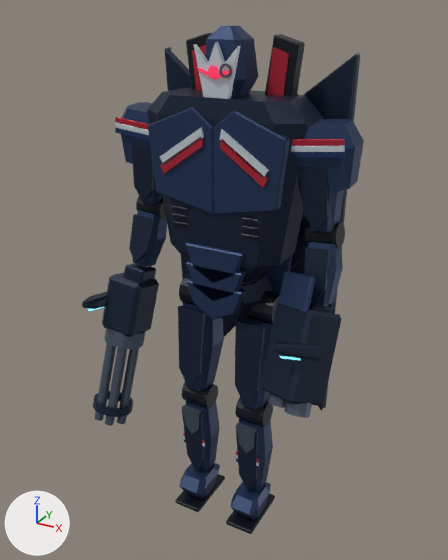
Before and after pictures for a commit that changed the Blender file out/morph_reference/m01/m01.blend.
Rendered twice from a camera (50 mm lens) standing at (3.22, -6.03, 6.24) and looking at (0.04, -0.26, 3.36). The lights are fixed; the arrows at lower left show +X, +Y and +Z. The older version comes first. Both versions are drawn at frame 13 of the action 'm01:flight_heavy:wrist_l'; the numbers are the values there.

The older version as bpy lines, for what is in view:
```python
me_separate_angular_limb_face_plate = bpy.data.meshes.new('Separate angular limb face plate')
me_separate_angular_limb_face_plate.from_pydata(...)  # 10 vertices, 7 faces; spans x -0.181..0.181, y -0.023..0.023, z -1.235..-0.14
me_separate_angular_limb_face_plate.materials.append(mat_shade)  # dark blue #18253c
me_separate_angular_limb_face_plate_001 = bpy.data.meshes.new('Separate angular limb face plate.001')
me_separate_angular_limb_face_plate_001.from_pydata(...)  # 10 vertices, 7 faces; spans x -0.147..0.147, y -0.023..0.023, z -1.201..-0.14
me_separate_angular_limb_face_plate_001.materials.append(mat_shade)  # dark blue #18253c
ob_separate_angular_limb_face_plate = bpy.data.objects.new('Separate angular limb face plate', me_separate_angular_limb_face_plate)
ob_separate_angular_limb_face_plate.parent = ob_hip_l
ob_separate_angular_limb_face_plate.location = (0.0, -0.267, 0.0)
ob_separate_angular_limb_face_plate_001 = bpy.data.objects.new('Separate angular limb face plate.001', me_separate_angular_limb_face_plate_001)
ob_separate_angular_limb_face_plate_001.parent = ob_knee_l
ob_separate_angular_limb_face_plate_001.location = (0.0, -0.217, 0.0)
ob_wrist_l = bpy.data.objects.new('wrist_l', None)
ob_wrist_l.parent = ob_elbow_l
ob_wrist_l.location = (0.0, 0.0, -0.83)
ob_wrist_l.rotation_euler = (-0.205, -0.00655, -0.52)  # degrees (-12, -0.4, -30)
# also in view: 'Separate angular limb face plate.004' at (-0.4, -0.32, 2.34); 'Independent retractable shield emitter' at (1.2, -0.78, 2.99); 'Separate angular limb face plate.006' at (-1.05, -0.19, 4.45); 'Silver widow peak mask' at (0.0, -0.33, 5.57); 'Pointed grounded armored boot' at (0.4, -0.15, 0.16)
```
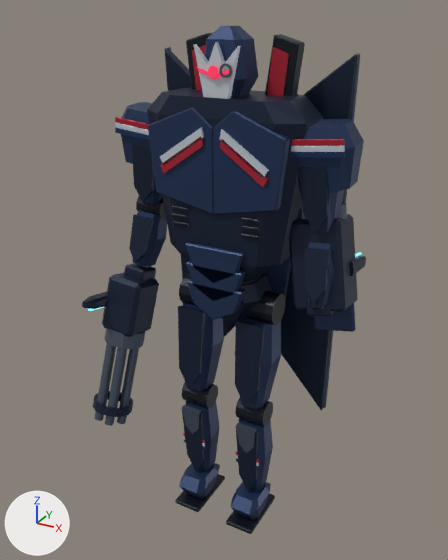
ob_wrist_l is not drawn itself; it is the parent of ob_heavy, ob_rigid_armored_hand, ob_closed_vampire_weapon_grip_digit, ob_closed_vampire_weapon_grip_digit_001, ob_closed_vampire_weapon_grip_digit_002, ob_closed_vampire_weapon_grip_digit_003, ob_opposed_vampire_grip_thumb.

Patch to the scene script:
```diff
--- a/out/morph_reference/m01/m01.blend.py
+++ b/out/morph_reference/m01/m01.blend.py
@@ ob_wrist_l @@
 ob_wrist_l.location = (0.0, 0.0, -0.83)
-ob_wrist_l.rotation_euler = (-0.205, -0.00655, -0.52)  # degrees (-12, -0.4, -30)
+ob_wrist_l.rotation_euler = (-3.051, -0.0897, -0.00818)  # degrees (-175, -5.1, -0.5)
```

Changed parts and their boxes (x1, y1, x2, y2) in the pictures (448 x 560 px):
'Anatomical left twin missile box', turned
    before: (260, 304, 341, 406)
    after: (289, 214, 358, 312)
'Missile charge shutter', turned
    before: (278, 271, 315, 313)
    after: (314, 303, 356, 332)
'Independent retractable shield emitter', turned
    before: (271, 341, 322, 361)
    after: (349, 256, 366, 276)
'Left twin missile launch cell.001', turned (mostly hidden afterwards)
    before: (284, 402, 312, 418)
    after: (337, 203, 347, 220)
'Rigid armored hand', turned
    before: (309, 304, 335, 313)
    after: (306, 299, 335, 316)
'Left twin missile launch cell', turned
    before: (268, 393, 286, 408)
    after: (297, 207, 306, 219)
'Thermal weapon pistol grip.001', turned (not visible before)
    after: (309, 295, 323, 309)
'Shield emitter luminous rail', turned
    before: (280, 356, 301, 360)
    after: (355, 252, 361, 257)
